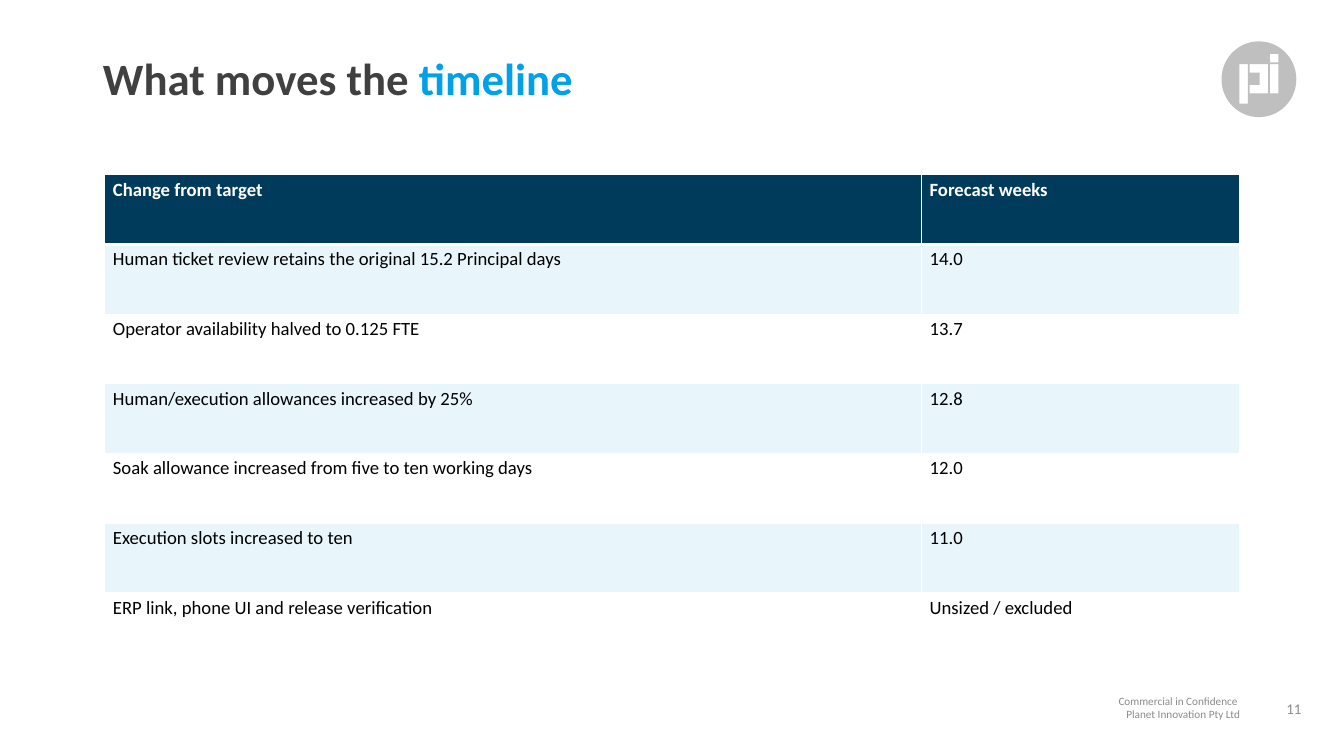
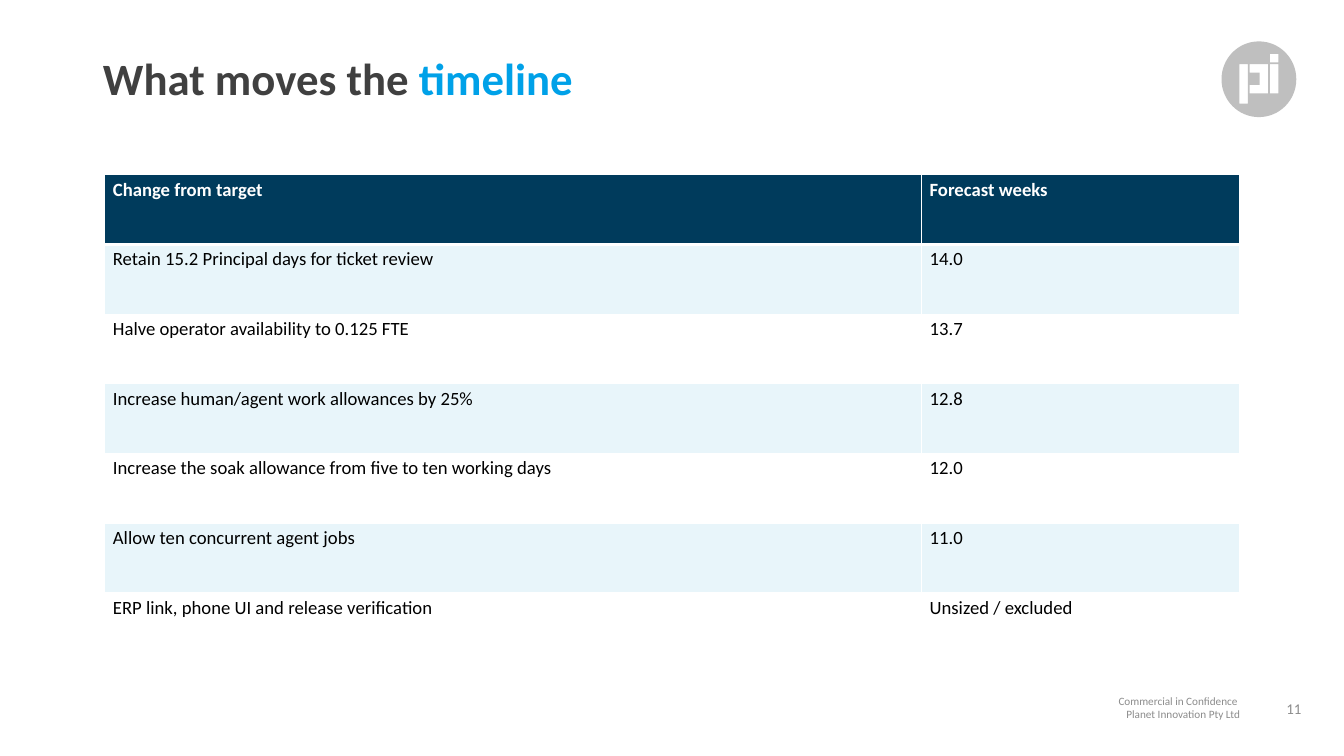
Before and after one commit to andrewleech/omp-connected, a slide deck: slide 11 of planning/fleets/20261117_fleet-pitch.pptx. Drawn at 1344x756 pixels with LibreOffice and Linux fonts; fonts in the diff are those of the drawing. Boxes give left, top, right and bottom in pixels: in the first picture for what was removed or moved away, otherwise in the second. Text is boxed around its words. In the diff, an @@ line names an element or a change of style, - is before the commit and + after.

```diff
--- a/planning/fleets/20261117_fleet-pitch.pptx
+++ b/planning/fleets/20261117_fleet-pitch.pptx
@@ table at bbox=[105, 175, 1239, 663] @@
-row 2, column 1: Human ticket review retains the original 15.2 Principal days
+row 2, column 1: Retain 15.2 Principal days for ticket review
-row 3, column 1: Operator availability halved to 0.125 FTE
+row 3, column 1: Halve operator availability to 0.125 FTE
-row 4, column 1: Human/execution allowances increased by 25%
+row 4, column 1: Increase human/agent work allowances by 25%
-row 5, column 1: Soak allowance increased from five to ten working days
+row 5, column 1: Increase the soak allowance from five to ten working days
-row 6, column 1: Execution slots increased to ten
+row 6, column 1: Allow ten concurrent agent jobs
```
Also in this commit, not shown: 11 other slides changed, 13 other files.
